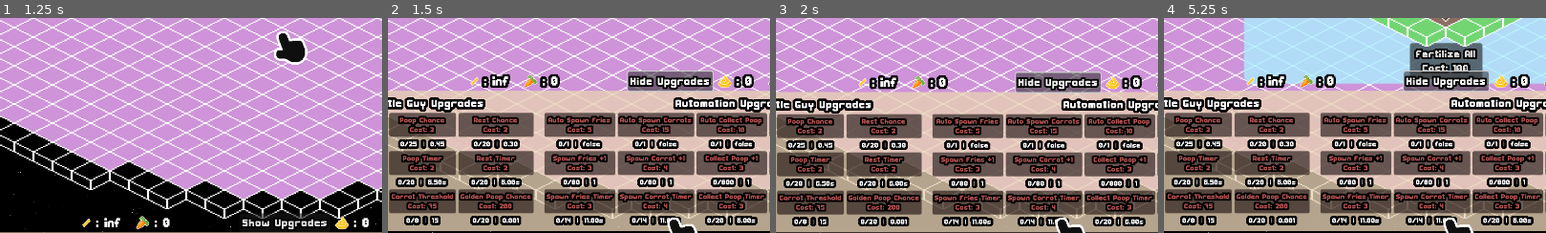
Above: before the commit, frames 1-4 (left to right).
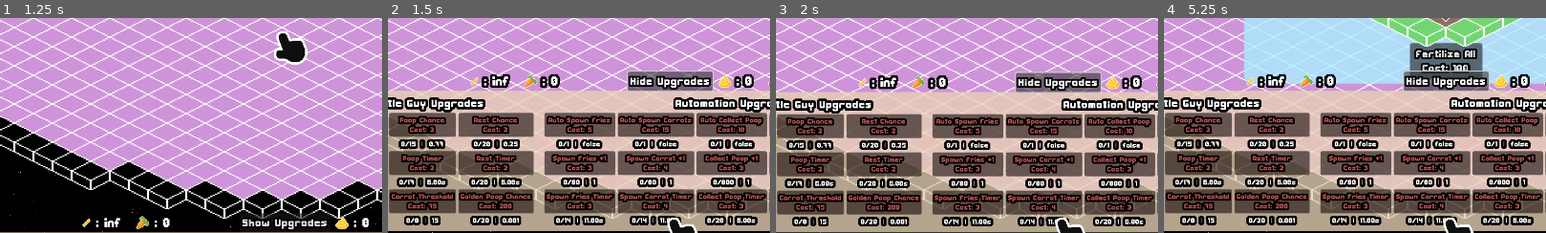
Above: after the commit, the same moments.

Repository: FennecKii/gdtv-jam-2025
Game: Godot game, scene res://ui/main_menu.tscn
Same seed, same stepped clock (60 frames per second), same inputs: the game is played once before the commit and once after it. Sound files missing from this copy of the repository are replaced by a short silence.
Inputs:
- Up to frame 1 (1.25 s): click "Play" at 0.5 s
- Up to frame 2 (1.5 s): click "Show Upgrades" at 1.25 s
- Up to frame 3 (2 s): no input
- Up to frame 4 (5.25 s): click "Hide Upgrades" at 2 s; click "Farm" at 2.75 s; click "Fertilize All Cost: 100" at 3.5 s; click "Fertilize All Cost: 100" at 4.25 s; click "Show Upgrades" at 5 s
The pictures show only the part of the screen within x 13-63%, y 50-100%; the shares and areas given below are measured in that part.

Frame 1 is identical in both runs. In frame 2, 0.6% of the frame differs, in the area x 2-35%, y 56-79%; in frame 3, 0.6%, in the area x 2-35%, y 56-80%; in frame 4, 0.6%.

Commit message:
more balance changes

Diff:
--- a/globals/Global.gd
+++ b/globals/Global.gd
@@ -64,10 +64,10 @@
 var littleguy_count: int = 1
 var littleguy_speed: float = 75.0			# Little guy speed
 var littleguy_max_food_pool: int = 20		# Max food little guy can eat before guaranteed poop
-var poop_time: float = 6.5					# Time it takes for little guy to poop when in poop state
-var poop_chance: float = 0.45				# Chance for little guy to poop when in poop state
+var poop_time: float = 6.0					# Time it takes for little guy to poop when in poop state
+var poop_chance: float = 0.77				# Chance for little guy to poop when in poop state
 var rest_time: float = 6.0					# Time it takes for little guy to rest when in rest state
-var rest_chance: float = 0.3				# Chance for little guy to take a rest when in collect state
+var rest_chance: float = 0.25				# Chance for little guy to take a rest when in collect state
 
 var poop_auto_collect: bool = false			# If poop gets auto collected
 var poop_auto_collect_amount: int = 1		# Number of poops auto collected at once
@@ -121,8 +121,8 @@
 const littleguy_count_upgrade_max: int = 70
 const littleguy_speed_upgrade_max: int = 7
 const littleguy_max_food_pool_upgrade_max: int = 15
-const poop_time_upgrade_max: int = 20
-const poop_chance_upgrade_max: int = 25
+const poop_time_upgrade_max: int = 17
+const poop_chance_upgrade_max: int = 15
 const rest_time_upgrade_max: int = 20
 const rest_chance_upgrade_max: int = 20
 const poop_auto_collect_upgrade_max: int = 1
@@ -257,10 +257,10 @@
 	littleguy_count = 1
 	littleguy_speed = 75.0
 	littleguy_max_food_pool = 20
-	poop_time = 6.5
-	poop_chance = 0.45
+	poop_time = 6.0
+	poop_chance = 0.77
 	rest_time = 6.0
-	rest_chance = 0.3
+	rest_chance = 0.25
 	poop_auto_collect = false
 	poop_auto_collect_amount = 1
 	poop_auto_collect_time = 6.0
